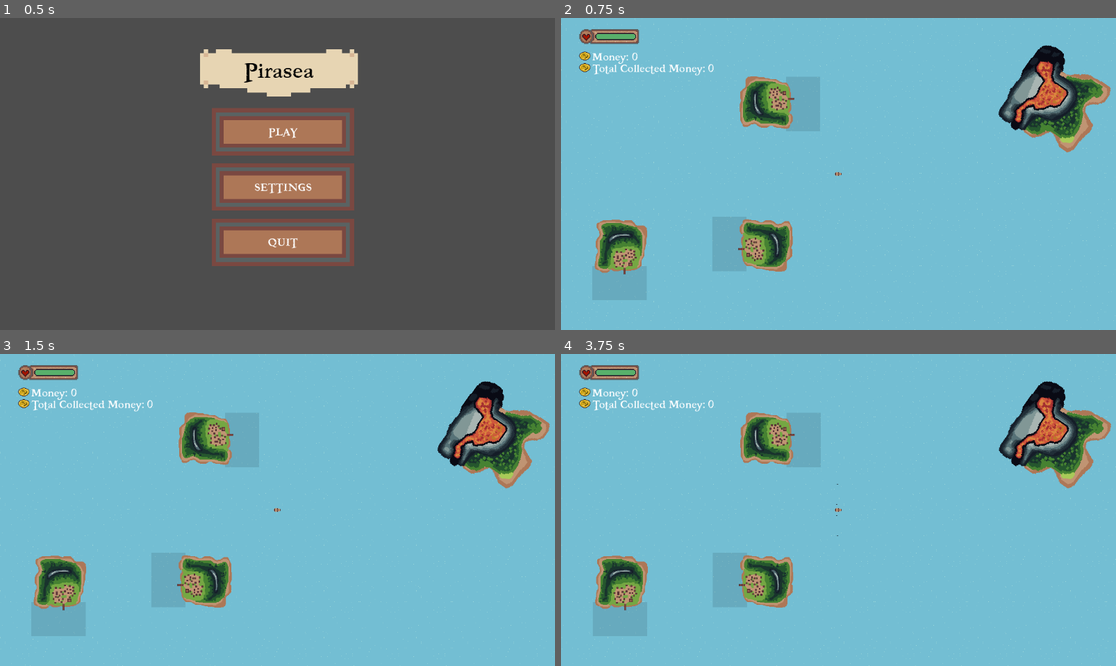
Above: before the commit, frames 1-4 (two rows, left to right).
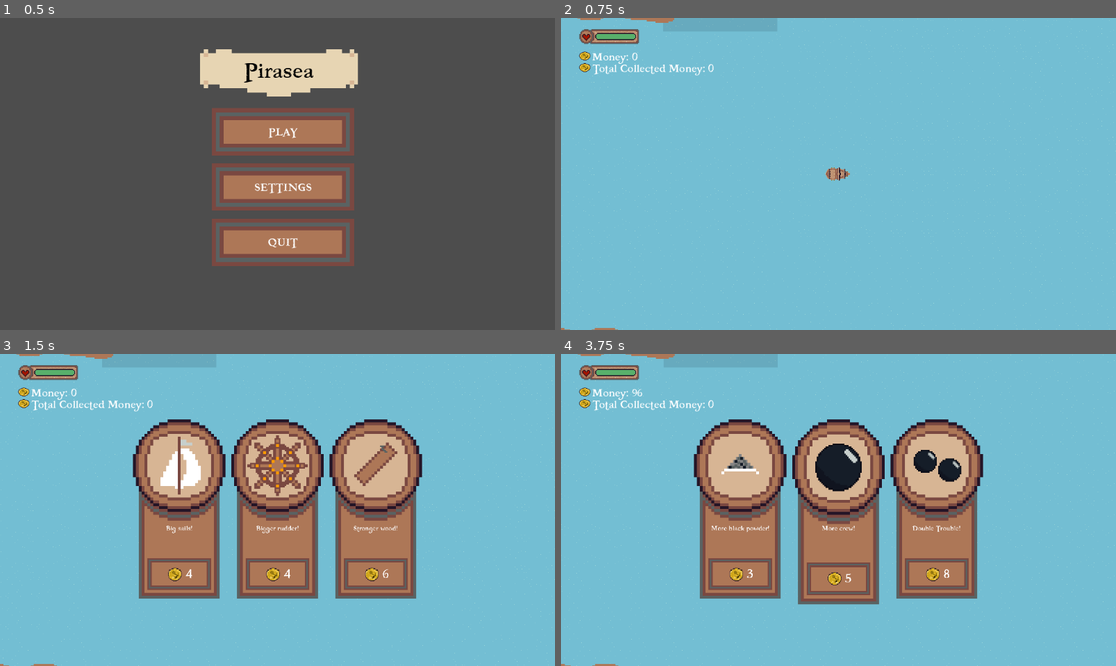
Above: after the commit, the same moments.

Repository: NotAhDog/Pirasea
Game: Godot game, scene res://Scenes/Menu.tscn
Same seed, same stepped clock (60 frames per second), same inputs: the game is played once before the commit and once after it.
Inputs (mouse positions are in pixels of both pictures, inside the frame that each line leads up to):
- Up to frame 1 (0.5 s): no input
- Up to frame 2 (0.75 s): click "PLAY" at 0.5 s
- Up to frame 3 (1.5 s): tap Enter at 1.25 s; hold D (right) from 1.28 s (still down); hold E (shop) from 1.28 s (still down)
- Up to frame 4 (3.75 s): release D (right) at 2 s; release E (shop) at 2 s; click (738, 575) at 2.02 s; tap Space at 2.75 s; hold S (backwards) 2.78-3.53 s; tap W (foward) at 2.85 s; tap E (shop) at 3.02, 3.05, 3.32 s; hold D (right) from 3.53 s (still down); hold E (shop) from 3.53 s (still down)

Frame 1 is identical in both runs. In frame 2, 8.6% of the frame differs, in the area x 0-100%, y 0-100%; in frame 3, 31%; in frame 4, 32%.

Commit message:
Shop V2.1
Opens and closes many times with one input

Diff:
--- a/Pirasea/Scenes/island_3.tscn
+++ b/Pirasea/Scenes/island_3.tscn
@@ -13,6 +13,7 @@
 source_geometry_group_name = &"navigation_polygon_source_group"
 
 [node name="StaticBody2D" type="StaticBody2D"]
+process_mode = 3
 position = Vector2(500, 500)
 scale = Vector2(2, 2)
 
--- a/Pirasea/Scenes/main.tscn
+++ b/Pirasea/Scenes/main.tscn
@@ -155,7 +155,7 @@
 position = Vector2(6000, 6000)
 
 [node name="Camera2D" type="Camera2D" parent="Player"]
-zoom = Vector2(0.15, 0.15)
+zoom = Vector2(0.5, 0.5)
 script = ExtResource("2_i2gmc")
 
 [node name="UI" type="CanvasLayer" parent="Player/Camera2D"]
--- a/Pirasea/Scripts/ShopArea.gd
+++ b/Pirasea/Scripts/ShopArea.gd
@@ -1,17 +1,13 @@
 extends Area2D
 
-
-var player_in_area = false
-
+var player_in_area = true
 
 #player opening/closing the shop
 func _unhandled_key_input(event):
-		if Input.is_action_pressed("shop") and get_node("/root/Main/Shop").visible == false and player_in_area == true:
-			_pause()
-			_open_shop()
-		elif Input.is_action_pressed("shop") and get_node("/root/Main/Shop").visible == true:
-			_unpause()
-			_close_shop()
+	if Input.is_action_just_pressed("shop") and get_node("/root/Main/Shop").visible == true:
+		_close_shop()
+	elif Input.is_action_just_pressed("shop") and get_node("/root/Main/Shop").visible == false and player_in_area == true:
+		_open_shop()
 
 #functions
 func _pause():
@@ -49,7 +45,7 @@
 		return "Good"
 
 func _open_shop():
-	print(AutoloadScript.cards_selected)
+	_pause()
 	if AutoloadScript.cards_selected == []:
 		_reset_shop()
 	else:
@@ -57,7 +53,7 @@
 			get_node("/root/Main/Shop/Cards").get_child(i).visible = true
 
 func _close_shop():
-	get_node("/root/Main/Shop").visible = false
+	get_node("/root/Main/Shop").hide()
 	for i in get_node("/root/Main/Shop/Cards").get_children():
 		i.visible = false
 	_unpause()
